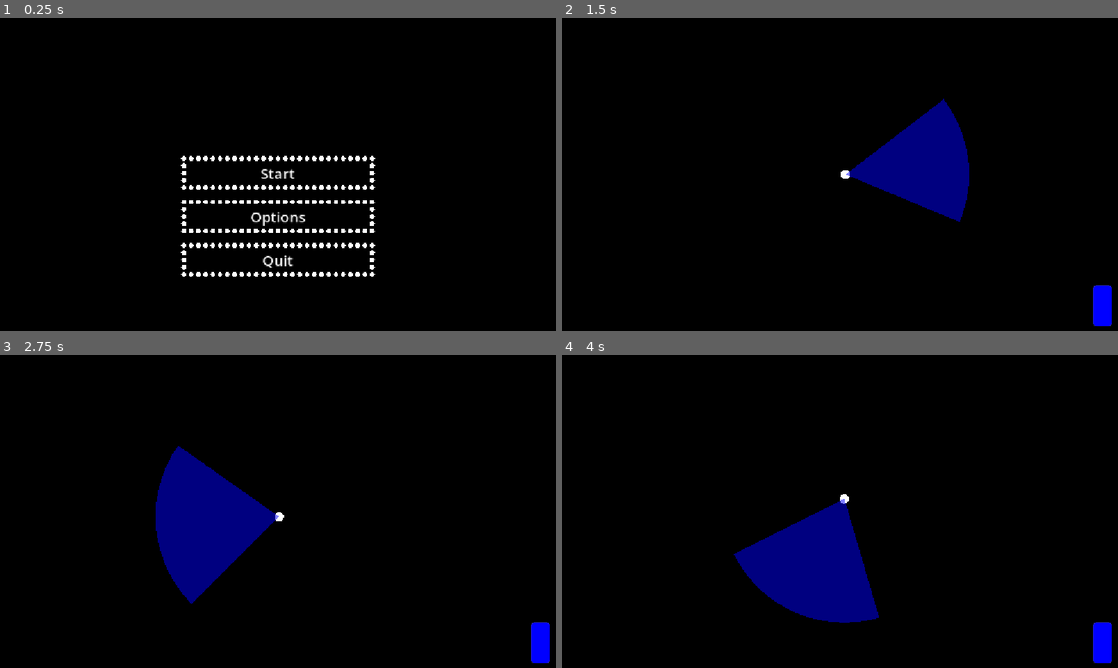
Above: before the commit, frames 1-4 (two rows, left to right).
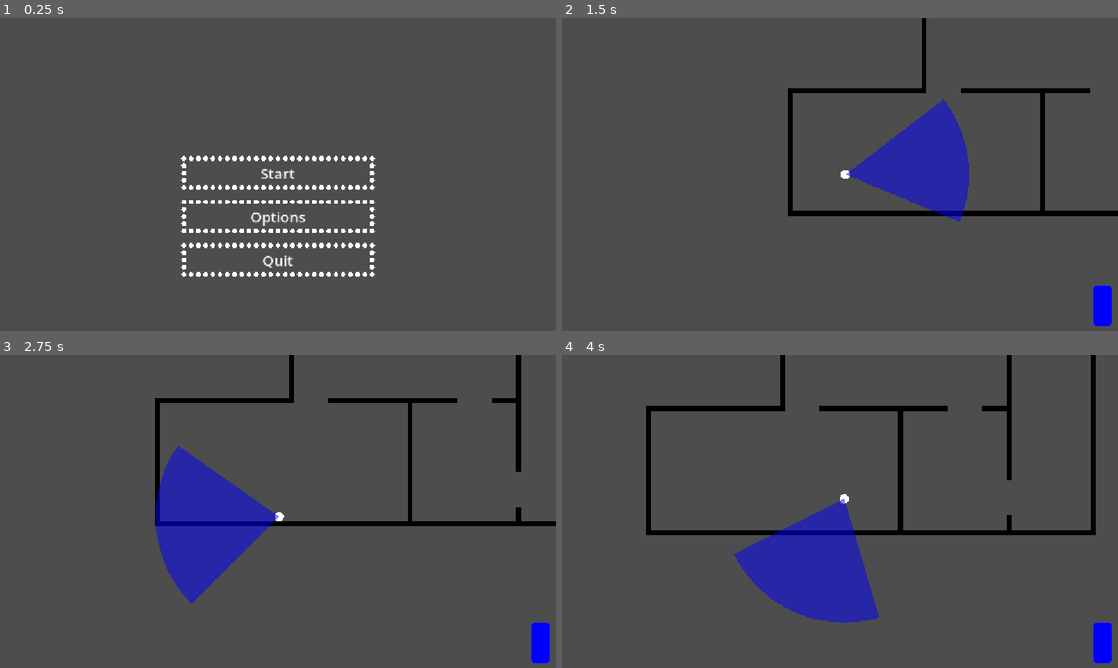
Above: after the commit, the same moments.

Repository: aidoschamp/AT-project
Game: Godot game, scene res://menu/main_menu.tscn
Same seed, same stepped clock (60 frames per second), same inputs: the game is played once before the commit and once after it.
Inputs (mouse positions are in pixels of both pictures, inside the frame that each line leads up to):
- Up to frame 1 (0.25 s): no input
- Up to frame 2 (1.5 s): click "Start" at 0.5 s; tap Enter at 1.25 s; move the mouse to (962, 158) at 1.27 s; hold D (right) from 1.28 s (still down); tap Mouse wheel down (decrease spread) at 1.35 s
- Up to frame 3 (2.75 s): move the mouse to (166, 527) at 2.02 s; release D (right) at 2.03 s; hold S (down) from 2.03 s (still down); tap Mouse wheel up (increase spread) at 2.1 s
- Up to frame 4 (4 s): move the mouse to (895, 442) at 2.77 s; release S (down) at 2.78 s; hold D (right) 2.78-3.53 s; tap Space (interact) at 2.85 s; move the mouse to (812, 574) at 3.52 s; hold W (up) from 3.53 s (still down); tap Ctrl (place mine) at 3.6 s

The runs differ from the first frame. In frame 1, 98% of the frame differs, in the area x 0-100%, y 0-100%; in frame 2, 97%; in frame 3, 96%; in frame 4, 96%.

Commit message:
made it so if changes aren't saved in the options the sliders and buttons change back and don't have the unsaved values

Diff:
--- a/floors/floor_1.tscn
+++ b/floors/floor_1.tscn
@@ -48,18 +48,14 @@
 tile_map_data = PackedByteArray("AAD5////AQAAAAAAAAD5/wAAAQAAAAAAAAD5/wEAAQAAAAAAAAD5/wIAAQAAAAAAAAD5/wMAAQAAAAAAAAD5/w …(20336 unchanged characters)…
 tile_set = SubResource("TileSet_l0cd7")
 
-[node name="Enemy" parent="." unique_id=1489396565 node_paths=PackedStringArray("player") instance=ExtResource("3_a0hjd")]
+[node name="Enemy" parent="." unique_id=1489396565 instance=ExtResource("3_a0hjd")]
 position = Vector2(570, -151)
 collision_mask = 9
-player = NodePath("../player")
 
-[node name="player" parent="." unique_id=901184842 node_paths=PackedStringArray("enemy", "lidars", "mines") instance=ExtResource("4_jdbhc")]
+[node name="player" parent="." unique_id=901184842 instance=ExtResource("4_jdbhc")]
 z_index = 5
 position = Vector2(-9, 136)
 collision_mask = 43
-enemy = NodePath("../Enemy")
-lidars = NodePath("../Lidars")
-mines = NodePath("../Mines")
 
 [node name="Lidars" type="Node" parent="." unique_id=2015006892]
 
--- a/globals/globals.gd
+++ b/globals/globals.gd
@@ -12,7 +12,7 @@
 	},
 	Enums.Settings.FULLSCREEN: true,
 }
-var current_settings: Dictionary = settings
+var current_settings: Dictionary = settings.duplicate_deep()
 
 
 var player_data: Dictionary = {
@@ -35,7 +35,7 @@
 	Enums.Colours.ITEM: Color.LIGHT_PINK,
 }
 var default_colours: Dictionary = colours.duplicate_deep()
-var current_colours: Dictionary = colours
+var current_colours: Dictionary = colours.duplicate_deep()
 
 
 const ITEM_NAMES := {
--- a/menu/options.gd
+++ b/menu/options.gd
@@ -31,12 +31,18 @@
 
 		if Globals.settings[Enums.Settings.FULLSCREEN]:
 			DisplayServer.window_set_mode(DisplayServer.WINDOW_MODE_FULLSCREEN)
+			$GraphicsOptions/Options/FullscreenCheck.text = "Windowed"
 		else:
 			DisplayServer.window_set_mode(DisplayServer.WINDOW_MODE_MAXIMIZED)
+			$GraphicsOptions/Options/FullscreenCheck.text = "Fullscreen"
 
 		for bus in Enums.Audio_Buses.values():
+			$AudioOptions/Options.get_child(bus).get_child(1).value = Globals.settings[Enums.Settings.AUDIO][bus]
 			var db = linear_to_db(Globals.settings[Enums.Settings.AUDIO][bus])
 			AudioServer.set_bus_volume_db(bus, db)
+
+		for colour_picker in $GraphicsOptions/ColourOptions/Options/GridContainer.get_children():
+			colour_picker.color = Globals.colours[colour_picker.colour_item]
 
 	if self.get_parent() is Control:
 		self.get_parent().get_child(0).visible = true
--- a/project.godot
+++ b/project.godot
@@ -110,4 +110,3 @@
 [rendering]
 
 rendering_device/driver.windows="d3d12"
-environment/defaults/default_clear_color=Color(0, 0, 0, 1)
